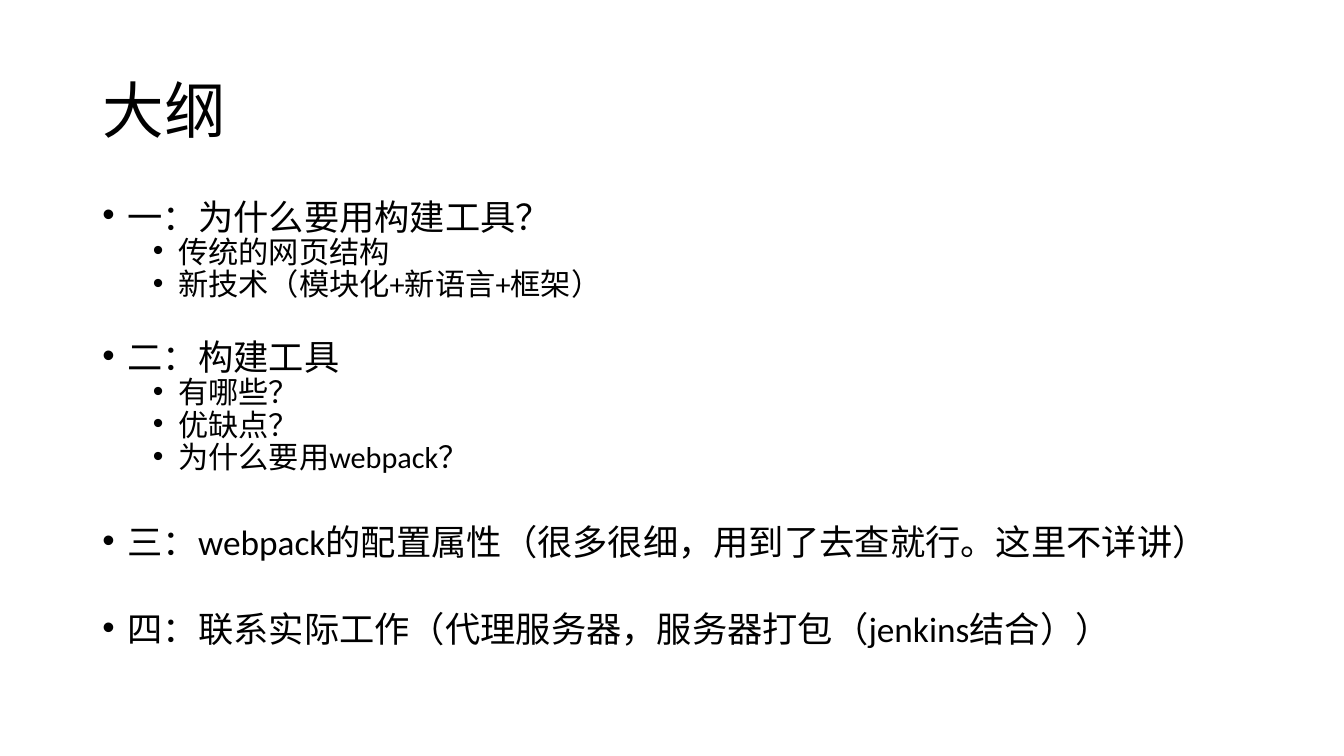
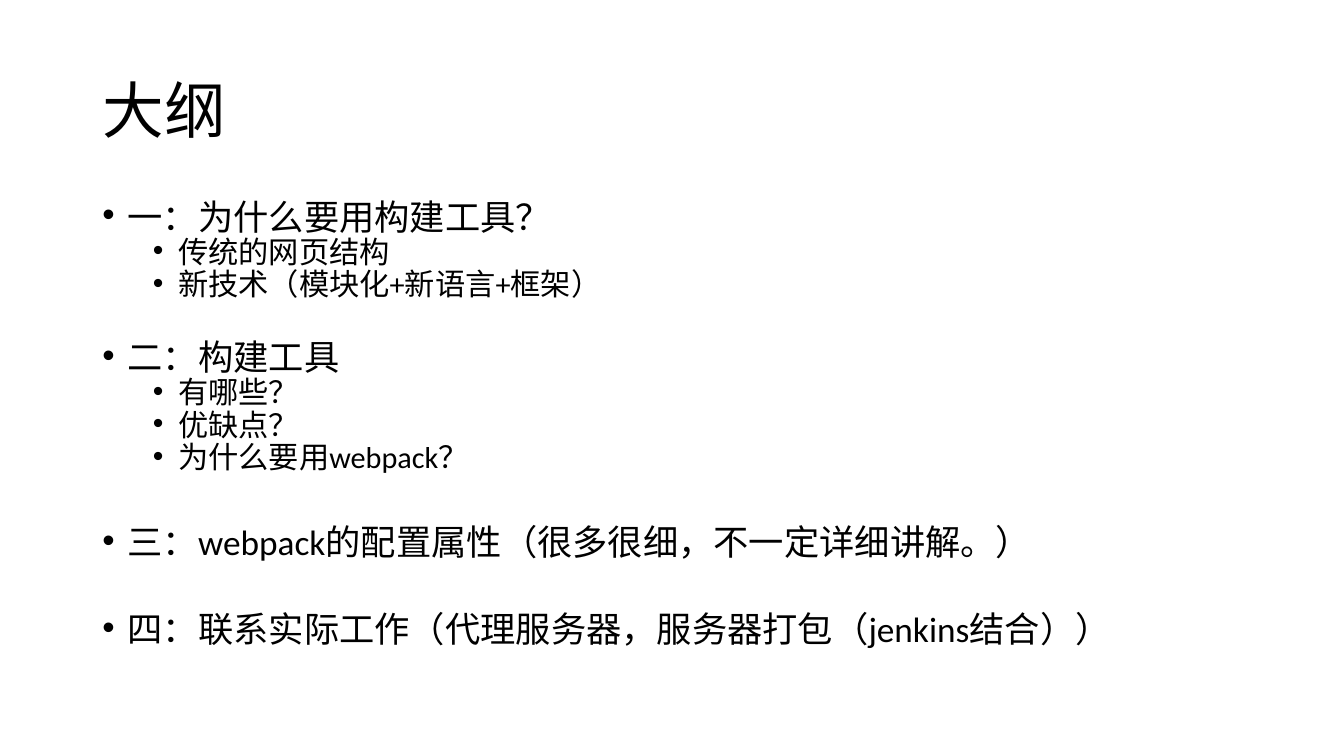
Before and after one commit to Cohen-Wang/workbench, a slide deck: slide 3 of cloud/webpack-ppt/培训 - webpack.pptx. Drawn at 1344x756 pixels with LibreOffice and Linux fonts; fonts in the diff are those of the drawing. Boxes give left, top, right and bottom in pixels: in the first picture for what was removed or moved away, otherwise in the second. Text is boxed around its words. In the diff, an @@ line names an element or a change of style, - is before the commit and + after.

```diff
--- a/cloud/webpack-ppt/培训 - webpack.pptx
+++ b/cloud/webpack-ppt/培训 - webpack.pptx
@@ text at (128, 525, 1032, 561): text changed @@
-• 三：webpack的配置属性（很多很细，用到了去查就行。这里不详讲）
+• 三：webpack的配置属性（很多很细，不一定详细讲解。）
```
Also in this commit, not shown: 4 other slides changed, 7 slides added, 1 other file.
